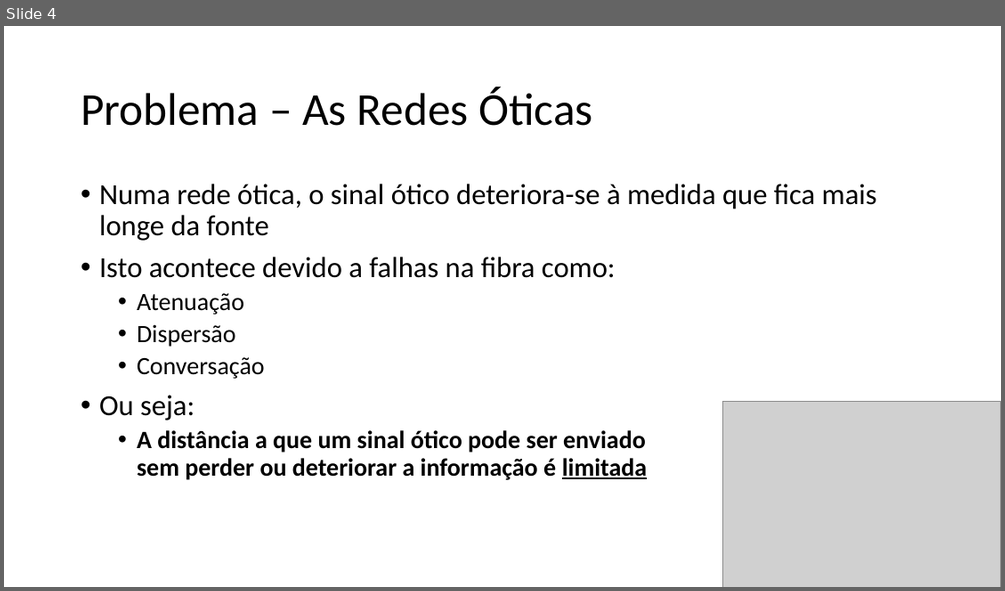
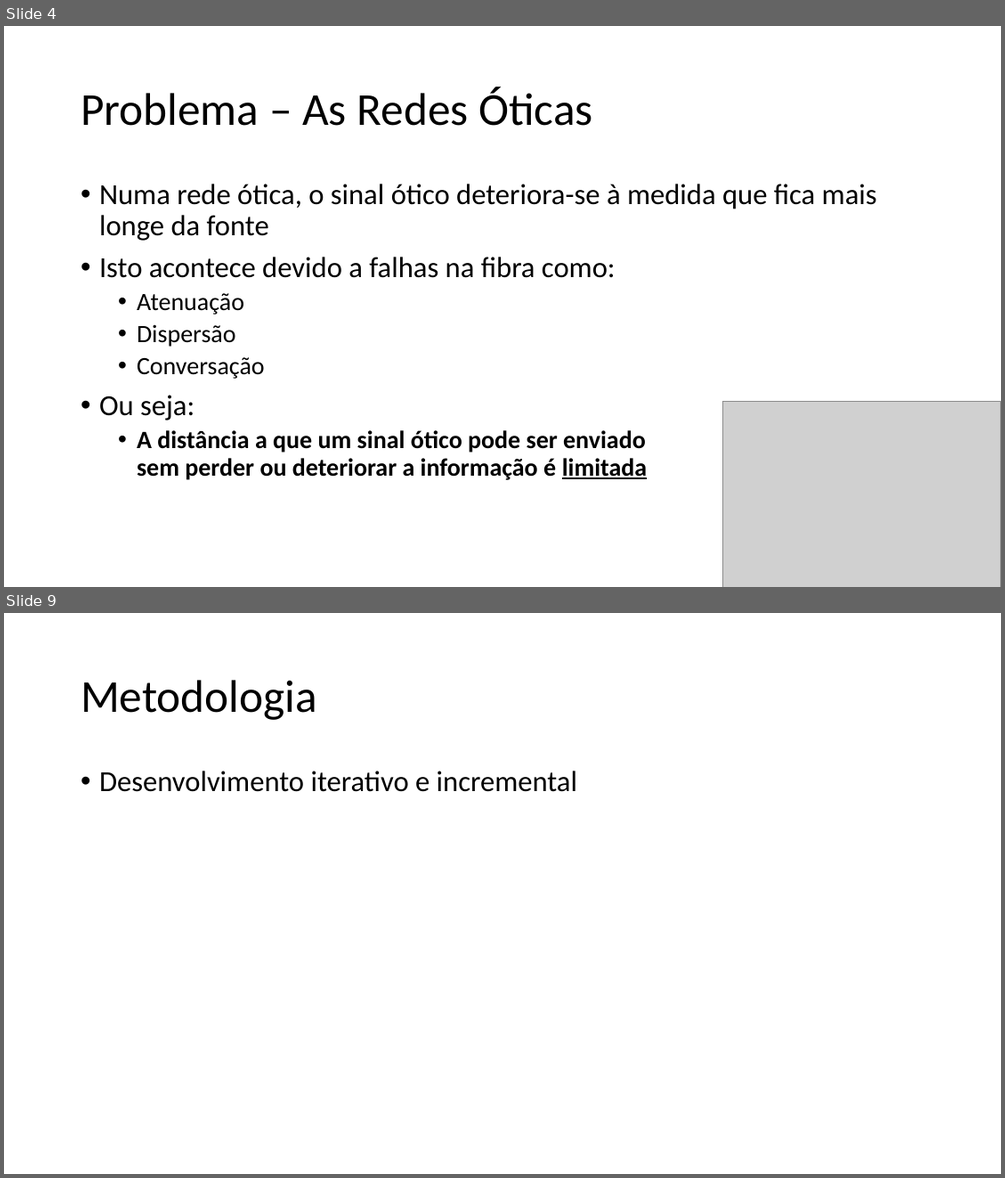
Before and after one commit to xQsme/RLP_Qt, a slide deck: powerpoint_defesa.pptx. Shown one above the other, each under a label of ours: slide 4 before the commit, slides 4 and 9 after it; the slides between them are not shown. The pictures are 1005x591 and 1005x1178 pixels, drawn with LibreOffice and Linux fonts; fonts in the diff are those of the drawing; grey boxes stand for pictures. Boxes give left, top, right and bottom in pixels: in the first picture for what was removed or moved away, otherwise in the second. Text is boxed around its words. In the diff, an @@ line names an element or a change of style, - is before the commit and + after.

```diff
--- a/powerpoint_defesa.pptx
+++ b/powerpoint_defesa.pptx
@@ slide 9 added at (x1=4, y1=613, x2=1001, y2=1174), background #FFFFFF @@
@@ title added at (x1=81, y1=680, x2=317, y2=720), 44 pt, text #000000 @@
+Metodologia
@@ text added at (x1=99, y1=771, x2=577, y2=792), 28 pt, text #000000 @@
+• Desenvolvimento iterativo e incremental
```
Also in this commit, not shown: 2 slides changed, 3 other slides added.
